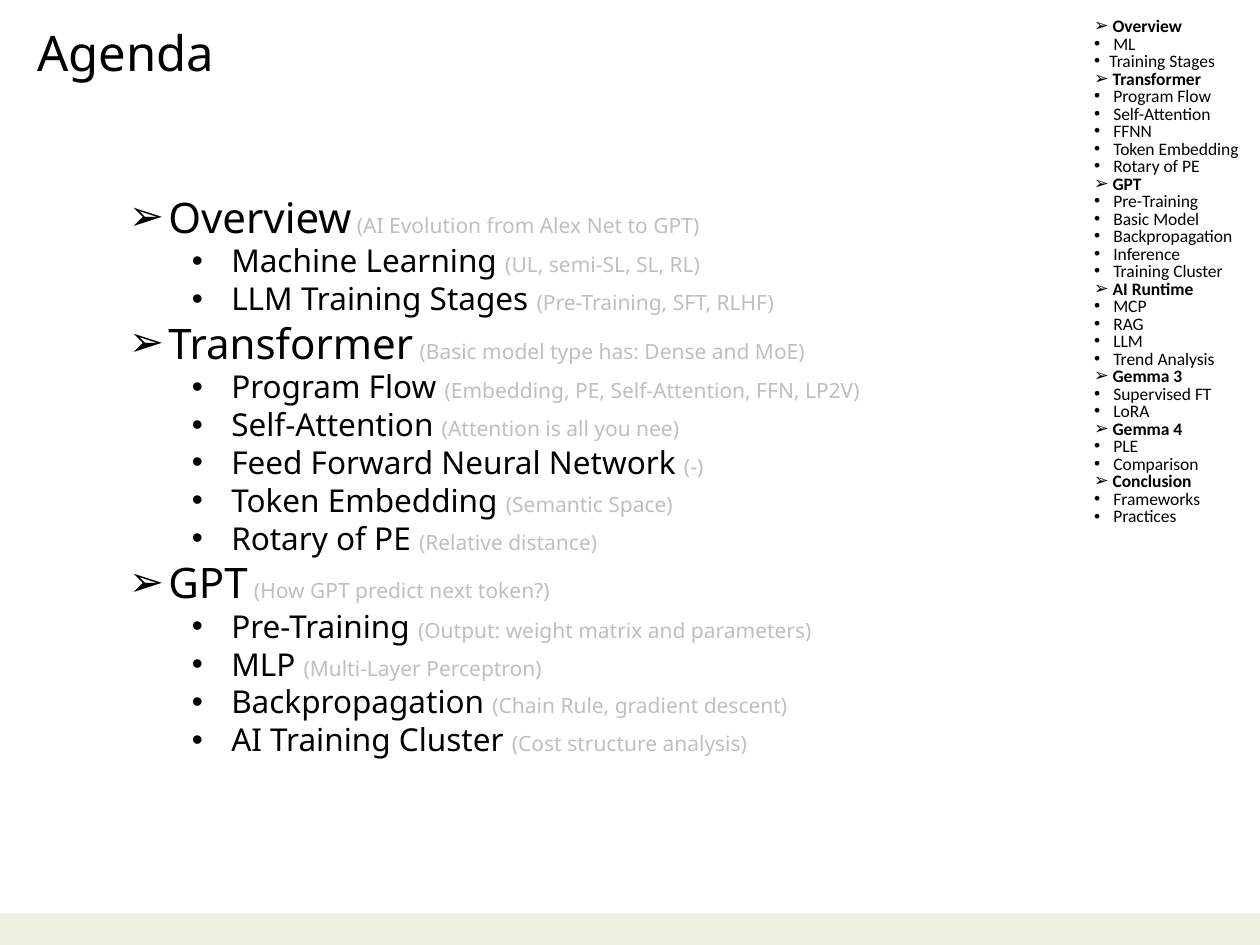
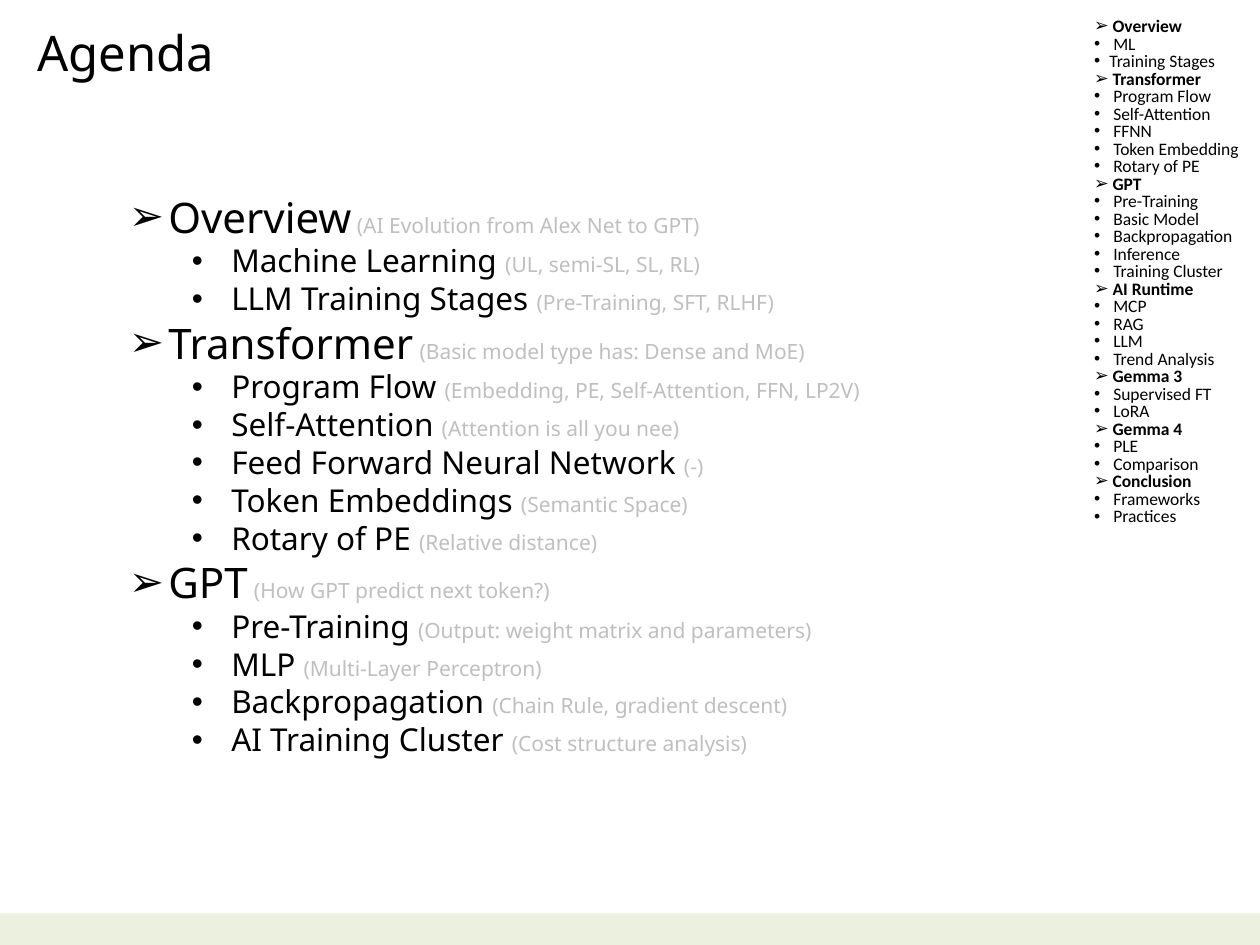
Before and after one commit to navibator/crazy-ai, a slide deck: slide 2 of ai.pptx. Drawn at 1260x945 pixels with LibreOffice and Linux fonts; fonts in the diff are those of the drawing. Boxes give left, top, right and bottom in pixels: in the first picture for what was removed or moved away, otherwise in the second. Text is boxed around its words. In the diff, an @@ line names an element or a change of style, - is before the commit and + after.

```diff
--- a/ai.pptx
+++ b/ai.pptx
@@ text at <box>231,488,687,520</box>: text changed; size 12 to 18 pt; text colour #BFBFBF to #000000 @@
-  • Token Embedding (Semantic Space)
+  • Token Embeddings (Semantic Space)
```
Also in this commit, not shown: 4 other slides changed, 1 other file.
